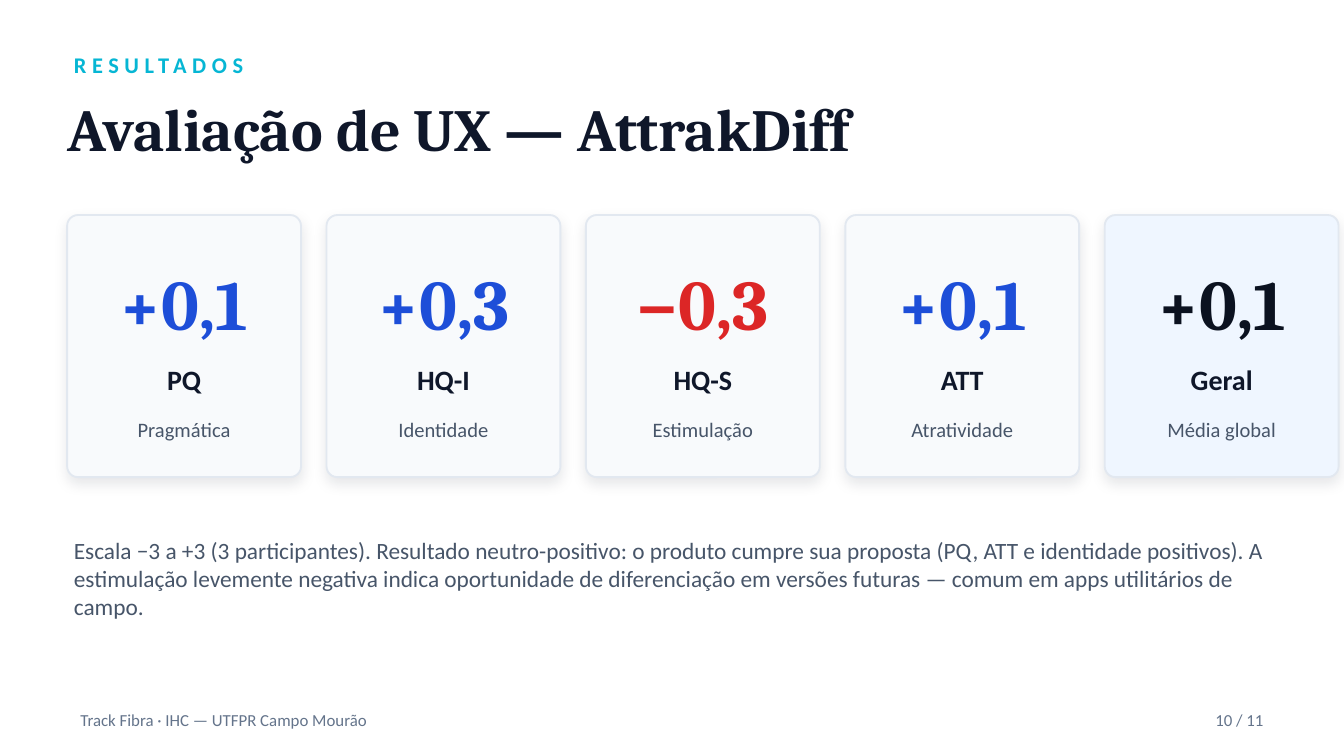
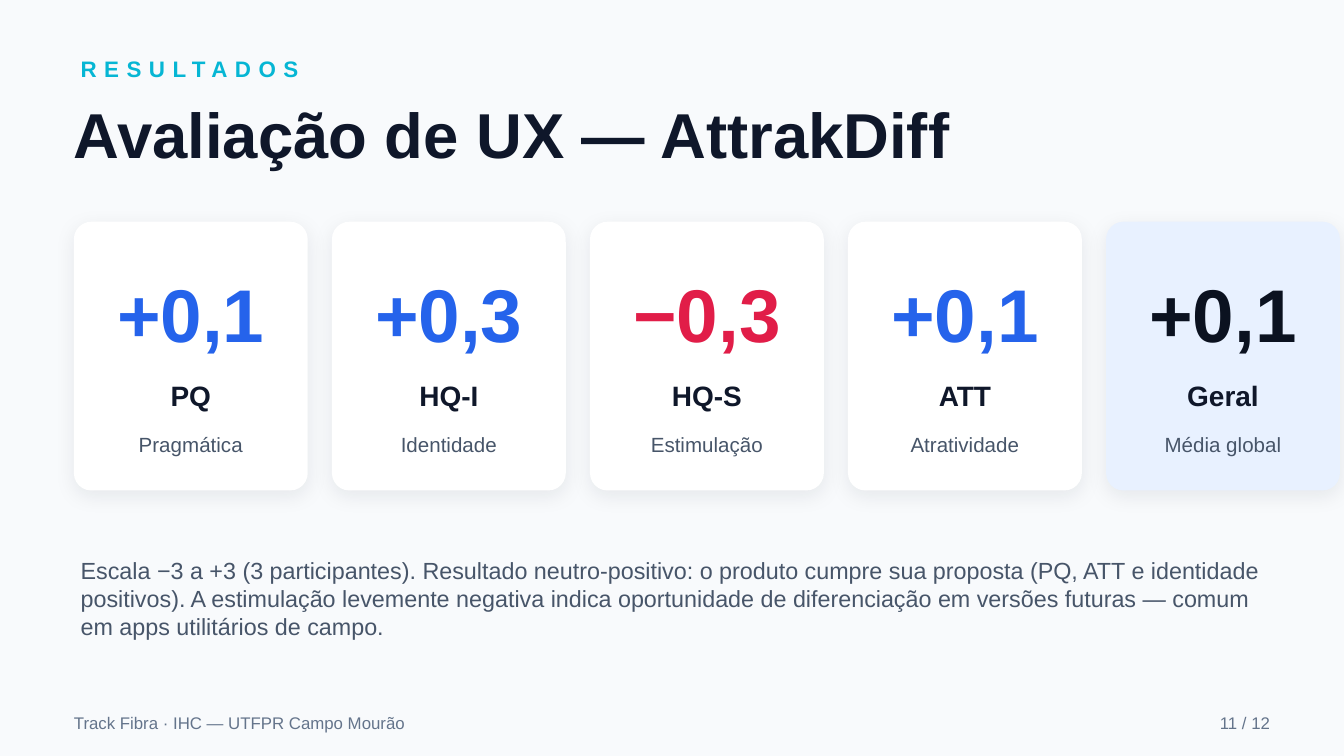
Before and after one commit to PedroH-Tardivo/track-fibra, a slide deck: slide 11 of entrega2-track-fibra.pptx (slide 10 before the commit). Drawn at 1344x756 pixels with LibreOffice and Linux fonts; fonts in the diff are those of the drawing. Boxes give left, top, right and bottom in pixels: in the first picture for what was removed or moved away, otherwise in the second. Text is boxed around its words. In the diff, an @@ line names an element or a change of style, - is before the commit and + after.

```diff
--- a/entrega2-track-fibra.pptx
+++ b/entrega2-track-fibra.pptx
@@ background #FFFFFF to #F8FAFC @@
@@ text "RESULTADOS": place and size @@
-text "RESULTADOS" at [74,44,1284,85]
+text "RESULTADOS" at [81,61,299,78]
@@ text "RESULTADOS" at [81,61,299,78]: font Calibri to Arial, letter spacing 3 to 4 pt @@
@@ text "Avaliação de UX — AttrakDiff": place and size @@
-text "Avaliação de UX — AttrakDiff" at [67,108,849,164]
+text "Avaliação de UX — AttrakDiff" at [74,112,950,170]
@@ text "Avaliação de UX — AttrakDiff" at [74,112,950,170]: size 32 to 34 pt, font Cambria to Arial @@
@@ fill #F8FAFC to #FFFFFF; outline #E2E8F0 1 pt to none; shadow changed; proportions changed in 4 elements at [848,222,1082,491], [590,222,824,491], [332,222,566,491], [74,222,308,491] @@
@@ rounded rectangle: place and size @@
-rounded rectangle at [67,215,301,477]
+rounded rectangle at [74,222,308,491]
@@ rounded rectangle: place and size @@
-rounded rectangle at [327,215,560,477]
+rounded rectangle at [332,222,566,491]
@@ rounded rectangle: place and size @@
-rounded rectangle at [586,215,820,477]
+rounded rectangle at [590,222,824,491]
@@ rounded rectangle: place and size @@
-rounded rectangle at [845,215,1079,477]
+rounded rectangle at [848,222,1082,491]
@@ rounded rectangle: place and size @@
-rounded rectangle at [1105,215,1339,477]
+rounded rectangle at [1106,222,1340,491]
@@ rounded rectangle at [1106,222,1340,491]: fill #EFF6FF to #E8F1FF; outline #E2E8F0 1 pt to none; shadow changed; proportions changed @@
@@ 4 texts: place and size @@
-4 texts at [120,282,1027,340]
+4 texts at [117,290,1038,354]
@@ size 38 to 40 pt, font Cambria to Arial, text colour #1D4ED8 to #2563EB in 3 elements at [891,290,1038,354], [375,290,522,354], [117,290,264,354] @@
@@ text "−0,3" at [633,290,780,354]: size 38 to 40 pt, font Cambria to Arial, text colour #DC2626 to #E11D48 @@
@@ text "+0,1": place and size @@
-text "+0,1" at [1157,282,1286,340]
+text "+0,1" at [1149,290,1296,354]
@@ text "+0,1" at [1149,290,1296,354]: size 38 to 40 pt, font Cambria to Arial @@
@@ 8 texts: place and size @@
-8 texts at [138,371,1013,441]
+8 texts at [139,386,1020,457]
@@ text "Geral": place and size @@
-text "Geral" at [1191,370,1253,390]
+text "Geral" at [1187,385,1259,407]
@@ text "Média global": place and size @@
-text "Média global" at [1167,422,1276,441]
+text "Média global" at [1165,437,1281,456]
@@ font Calibri to Arial in 12 elements at [74,717,405,733], [1165,437,1281,456], [911,437,1020,452], [1187,385,1259,407], [651,437,763,457], [939,386,991,406], [401,437,497,452], [672,386,742,412], [139,437,243,457], [419,386,478,412], [171,386,211,412], [81,562,1259,640] @@
@@ text "Escala −3 a +3 (3 ...": place and size @@
-text "Escala −3 a +3 (3 ..." at [74,542,1262,619]
+text "Escala −3 a +3 (3 ..." at [81,562,1259,640]
@@ text at [1220,717,1270,729]: text changed; font Calibri to Arial @@
-10 / 11
+11 / 12
```
Also in this commit, not shown: 10 other slides changed, 1 slide added.
